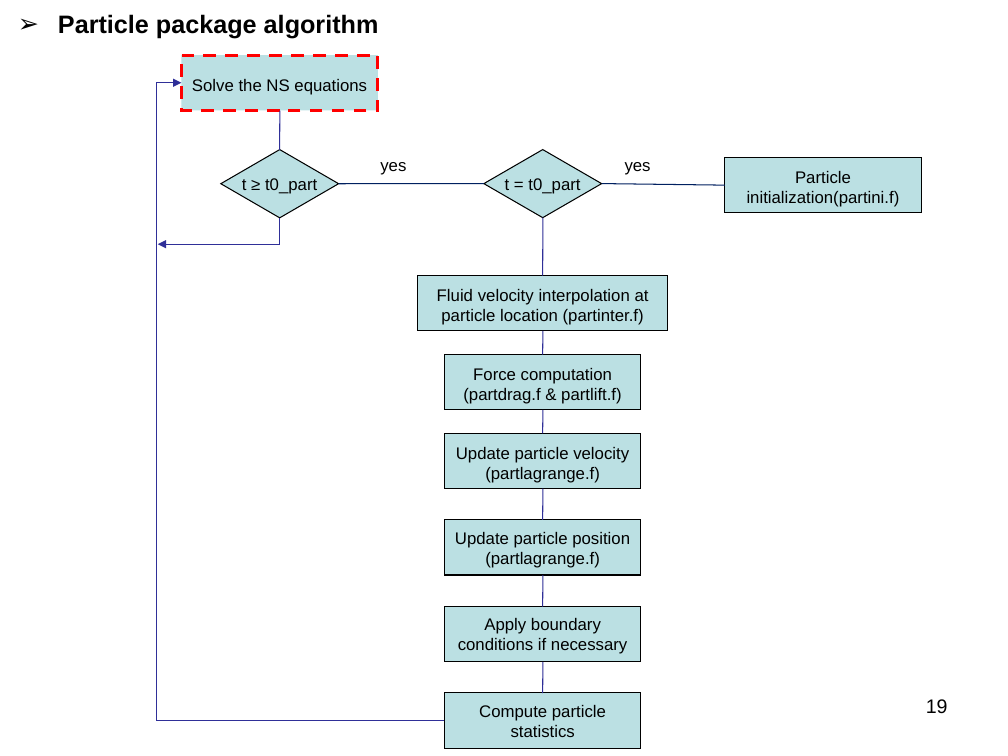
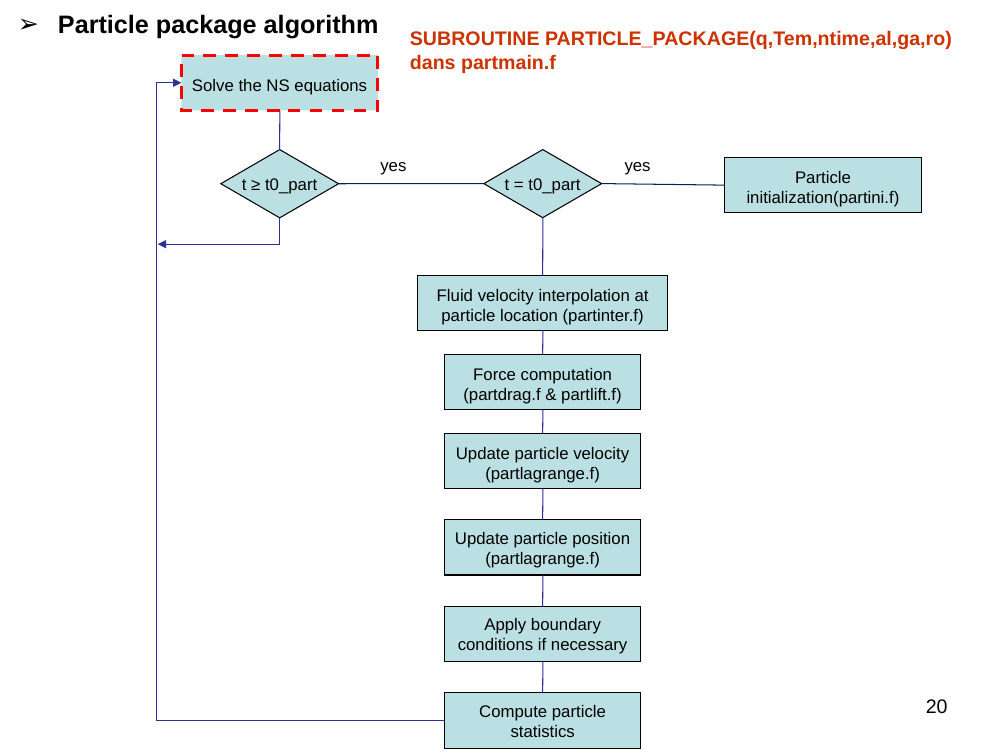
Before and after one commit to markus-abel/parpar, a slide deck: slide 20 of Suivi_lagrangien.ppt (slide 19 before the commit). Drawn at 1008x756 pixels with LibreOffice and Linux fonts; fonts in the diff are those of the drawing. Boxes give left, top, right and bottom in pixels: in the first picture for what was removed or moved away, otherwise in the second. Text is boxed around its words. In the diff, an @@ line names an element or a change of style, - is before the commit and + after.

```diff
--- a/Suivi_lagrangien.ppt
+++ b/Suivi_lagrangien.ppt
@@ text added at <box>410,30,952,73</box>, 14 pt, text #CC3300, bold @@
+SUBROUTINE PARTICLE_PACKAGE(q,Tem,ntime,al,ga,ro)
+dans partmain.f
@@ page number at <box>926,699,948,714</box>: text changed @@
-19
+20
```
Also in this commit, not shown: 6 other slides changed, 9 slides added.
